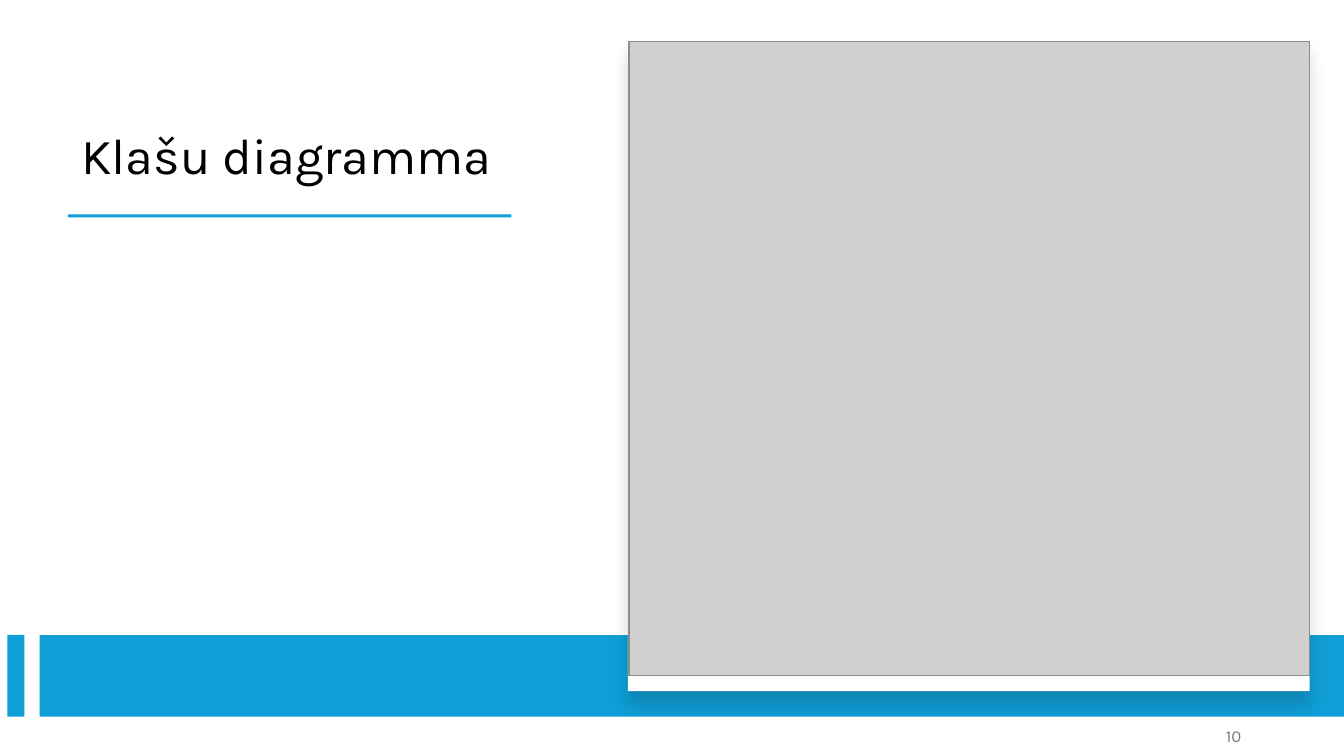
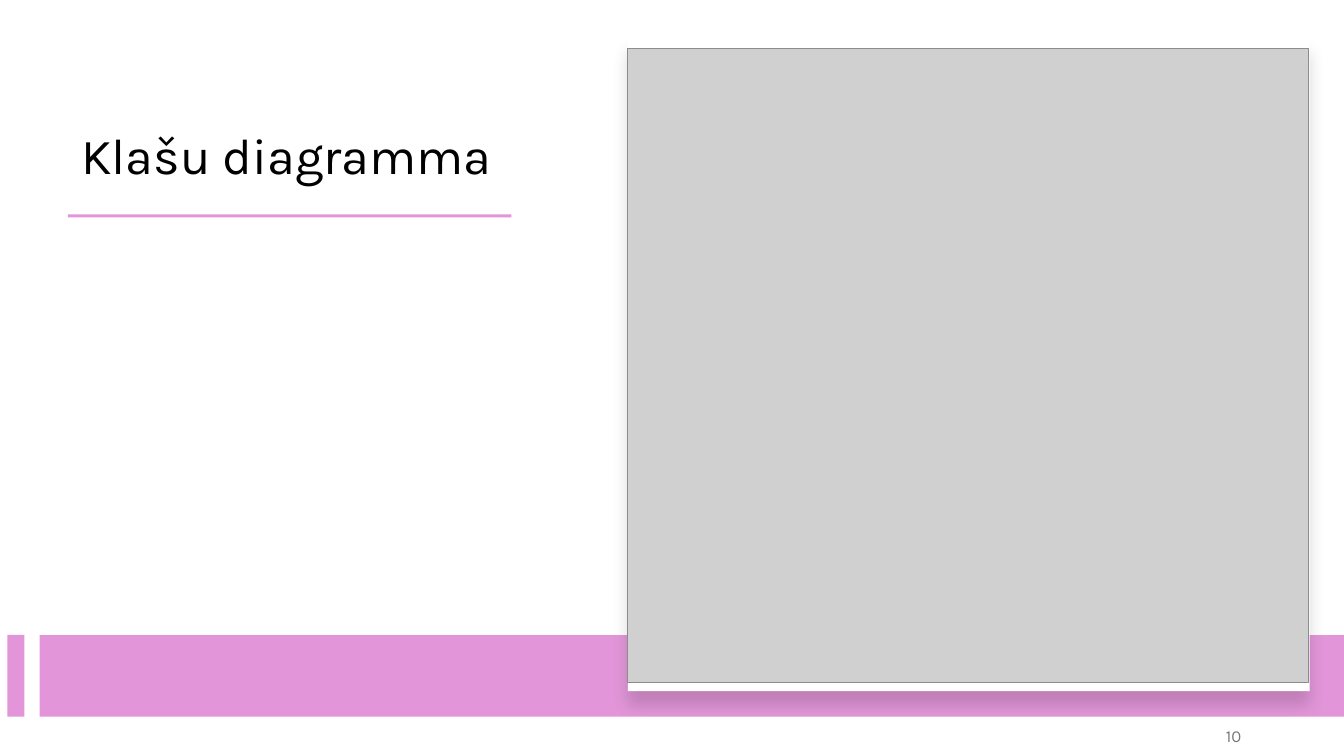
Before and after one commit to julianna964/PD_1_Artjomenko_2025, a slide deck: slide 10 of Projekta_Darbs_Julianna_Artjomenko_1.ppsx. Drawn at 1344x756 pixels with LibreOffice and Linux fonts; fonts in the diff are those of the drawing; grey boxes stand for pictures. Boxes give left, top, right and bottom in pixels: in the first picture for what was removed or moved away, otherwise in the second. Text is boxed around its words. In the diff, an @@ line names an element or a change of style, - is before the commit and + after.

```diff
--- a/Projekta_Darbs_Julianna_Artjomenko_1.ppsx
+++ b/Projekta_Darbs_Julianna_Artjomenko_1.ppsx
@@ picture: place and size @@
-picture at (629,41,1310,676)
+picture at (628,48,1309,683)
@@ fill #0F9ED5 to #E296D9 in 3 elements at (68,215,511,218), (7,635,24,717), (40,636,1344,717) @@
```
Also in this commit, not shown: 15 other slides changed.
